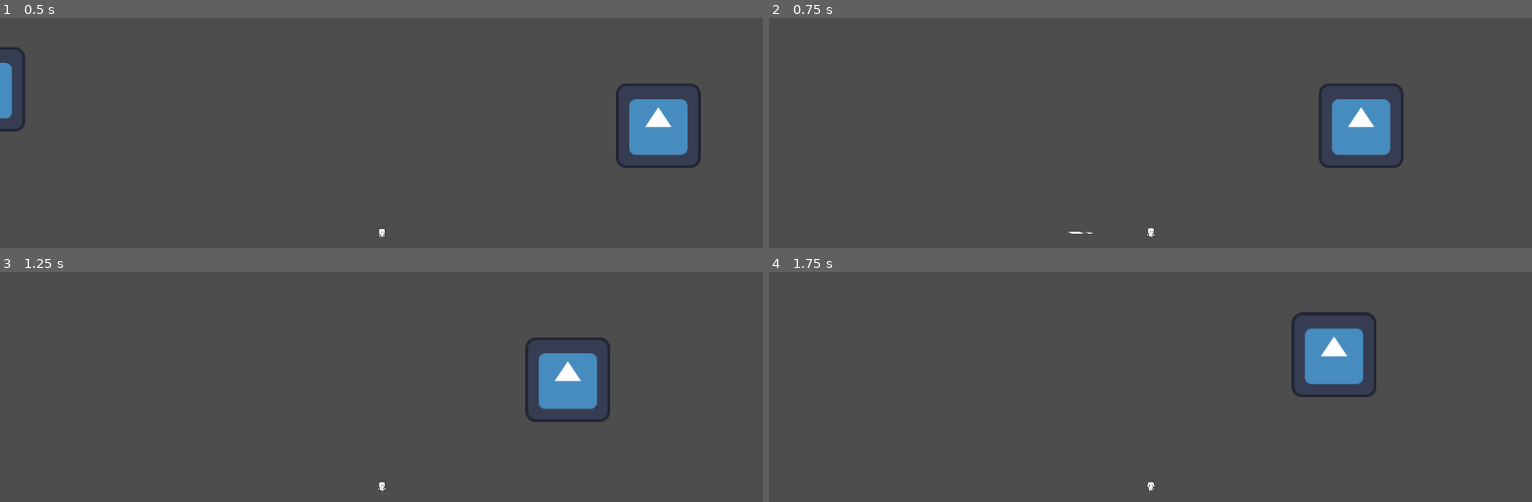
Above: before the commit, frames 1-4 (two rows, left to right).
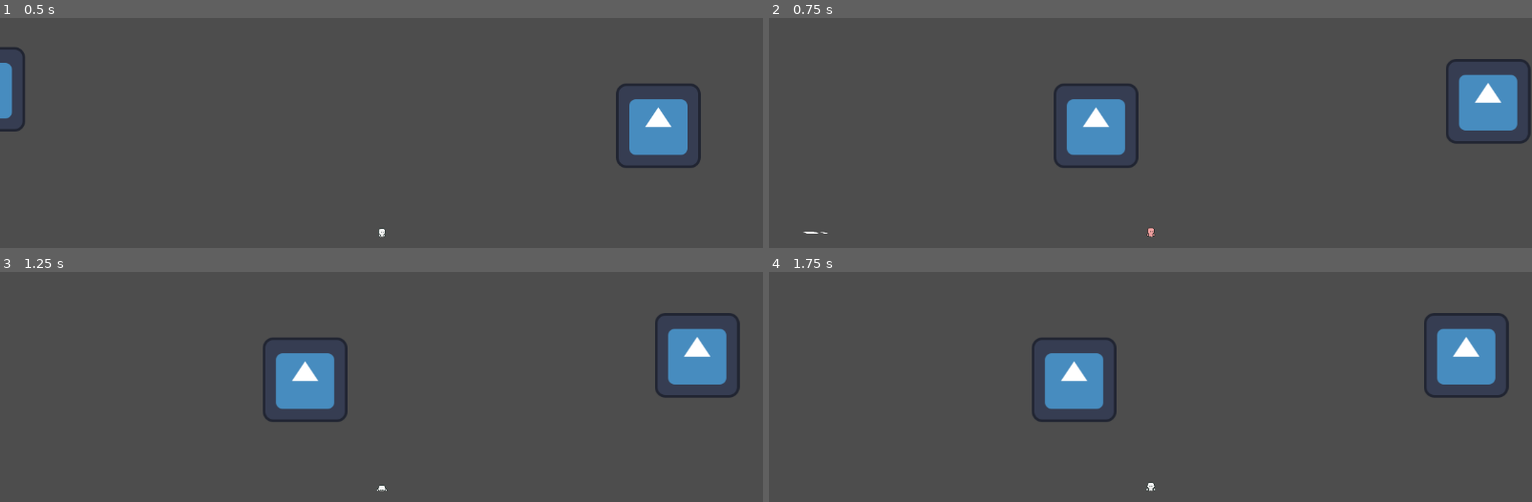
Above: after the commit, the same moments.

Repository: wilmercp28/CoRE-Project-Game
Game: Godot game, scene res://Scenes/game.tscn
Same seed, same stepped clock (60 frames per second), same inputs: the game is played once before the commit and once after it. The engine's default icon, where the game draws it, is replaced by a stand-in: a white triangle on a blue panel in a dark square.
Inputs:
- Up to frame 1 (0.5 s): no input
- Up to frame 2 (0.75 s): tap Enter (ui_accept) at 0.5 s; hold Right (ui_right) from 0.53 s (still down); hold Space (ui_select) from 0.53 s (still down)
- Up to frame 3 (1.25 s): keep holding Right (ui_right); keep holding Space (ui_select); tap Enter (ui_accept) at 0.77, 0.8, 1.07 s
- Up to frame 4 (1.75 s): release Right (ui_right) at 1.28 s; release Space (ui_select) at 1.28 s; hold Down (ui_down) from 1.28 s (still down); tap Enter (ui_accept) at 1.35, 1.52 s; tap Space (ui_select) at 1.55 s

Frame 1 is identical in both runs. In frame 2, 7.3% of the frame differs, in the area x 4-100%, y 17-96%; in frame 3, 7.3%; in frame 4, 7.3%, in the area x 34-97%, y 17-96%.

Commit message:
Animation fix

Diff:
--- a/Scenes/game.tscn
+++ b/Scenes/game.tscn
@@ -5,9 +5,8 @@
 
 [node name="Game" type="Node2D"]
 
-[node name="Player" parent="." instance=ExtResource("1_mvte5")]
-health = null
-dash_cooldown = null
+[node name="Player" parent="." node_paths=PackedStringArray("entity_sprite") instance=ExtResource("1_mvte5")]
+entity_sprite = NodePath("")
 
 [node name="Camara" type="Camera2D" parent="Player"]
 
--- a/Scenes/player.tscn
+++ b/Scenes/player.tscn
@@ -1,9 +1,34 @@
-[gd_scene load_steps=55 format=3 uid="uid://b5xql1kfiyvxu"]
+[gd_scene load_steps=62 format=3 uid="uid://b5xql1kfiyvxu"]
 
 [ext_resource type="Script" path="res://Scripts/player.gd" id="1_dvkjk"]
 [ext_resource type="Texture2D" uid="uid://bltedky8e6fl6" path="res://Assets/Player Sprite/idle.png" id="1_p3deo"]
 [ext_resource type="Texture2D" uid="uid://w8tf4shl6aew" path="res://Assets/Player Sprite/run.png" id="2_plka3"]
+[ext_resource type="Texture2D" uid="uid://ddcwcextxihq0" path="res://Assets/Player Sprite/death.png" id="2_v54k3"]
 [ext_resource type="Script" path="res://Scripts/player_animation.gd" id="4_vuwhx"]
+
+[sub_resource type="AtlasTexture" id="AtlasTexture_khspg"]
+atlas = ExtResource("2_v54k3")
+region = Rect2(0, 160, 80, 80)
+
+[sub_resource type="AtlasTexture" id="AtlasTexture_qm3gr"]
+atlas = ExtResource("2_v54k3")
+region = Rect2(80, 160, 80, 80)
+
+[sub_resource type="AtlasTexture" id="AtlasTexture_b46e5"]
+atlas = ExtResource("2_v54k3")
+region = Rect2(160, 160, 80, 80)
+
+[sub_resource type="AtlasTexture" id="AtlasTexture_66ry4"]
+atlas = ExtResource("2_v54k3")
+region = Rect2(240, 160, 80, 80)
+
+[sub_resource type="AtlasTexture" id="AtlasTexture_tbqqe"]
+atlas = ExtResource("2_v54k3")
+region = Rect2(320, 160, 80, 80)
+
+[sub_resource type="AtlasTexture" id="AtlasTexture_fycv7"]
+atlas = ExtResource("2_v54k3")
+region = Rect2(400, 160, 80, 80)
 
 [sub_resource type="AtlasTexture" id="AtlasTexture_p8wjy"]
 atlas = ExtResource("1_p3deo")
@@ -201,6 +226,29 @@
 animations = [{
 "frames": [{
 "duration": 1.0,
+"texture": SubResource("AtlasTexture_khspg")
+}, {
+"duration": 1.0,
+"texture": SubResource("AtlasTexture_qm3gr")
+}, {
+"duration": 1.0,
+"texture": SubResource("AtlasTexture_b46e5")
+}, {
+"duration": 1.0,
+"texture": SubResource("AtlasTexture_66ry4")
+}, {
+"duration": 1.0,
+"texture": SubResource("AtlasTexture_tbqqe")
+}, {
+"duration": 1.0,
+"texture": SubResource("AtlasTexture_fycv7")
+}],
+"loop": false,
+"name": &"die",
+"speed": 15.0
+}, {
+"frames": [{
+"duration": 1.0,
 "texture": SubResource("AtlasTexture_p8wjy")
 }, {
 "duration": 1.0,
@@ -387,19 +435,18 @@
 [sub_resource type="RectangleShape2D" id="RectangleShape2D_m8xof"]
 size = Vector2(12, 16)
 
-[node name="Player" type="CharacterBody2D" node_paths=PackedStringArray("dash_timer")]
+[node name="Player" type="CharacterBody2D" node_paths=PackedStringArray("entity_sprite")]
 motion_mode = 1
 script = ExtResource("1_dvkjk")
-health = 100
+health = 200
 max_speed = 50.0
 acceleration = 2.0
 dash_distance = 100
-dash_timer = NodePath("")
-dash_cooldown = null
+entity_sprite = NodePath("")
 
 [node name="sprite" type="AnimatedSprite2D" parent="."]
 sprite_frames = SubResource("SpriteFrames_1pbhn")
-animation = &"idle_down"
+animation = &"die"
 autoplay = "idle_right"
 script = ExtResource("4_vuwhx")
 
--- a/Scripts/Entity.gd
+++ b/Scripts/Entity.gd
@@ -3,12 +3,11 @@
 
 
 #Attributes
-@export var health: int
+@export var health: int = 100
 var max_health: int
 var die = false
 var base_fire_rate_multiplayer = 1.0
-var base_movement_speed_multiplayer = 1.0
-var base_dash_distance_multiplayer = 1.0
+var base_movement_speed_multiplayer = 5
 var damage_reduction = 0.0
 
  #Directions
@@ -23,7 +22,7 @@
 # Dash
 @export var dash_distance:int
 var dash_on_cooldown:bool
-@export var dash_timer: Timer
+var dash_timer: Timer
 @export var dash_cooldown:int = 5
 var dash_trail:Line2D
 var tween: Tween
@@ -32,6 +31,7 @@
 # UI Component
 @export var health_bar: ProgressBar
 @export var health_label:Label
+@export var entity_sprite:AnimatedSprite2D
 
 #PreLoads
 var dash_smoke = preload("res://Scenes/Effects/Smoke.tscn")
@@ -47,13 +47,13 @@
 
 func move(delta):
 	if direction == Vector2.ZERO:
-		current_speed -= acceleration
-		current_speed = clamp(current_speed,0,max_speed)
+		current_speed -= acceleration * base_movement_speed_multiplayer
+		current_speed = clamp(current_speed,0,max_speed * base_movement_speed_multiplayer)
 		velocity = last_direction * (current_speed * delta * 100)
 	else:
 		last_direction = direction
-		current_speed += acceleration
-		current_speed = clamp(current_speed,0,max_speed)
+		current_speed += acceleration * base_movement_speed_multiplayer
+		current_speed = clamp(current_speed,0,max_speed * base_movement_speed_multiplayer)
 		velocity = direction * (current_speed * delta * 100)
 	move_and_slide()
 
@@ -62,10 +62,10 @@
 		if direction != Vector2.ZERO:
 			dash_on_cooldown = true
 			var smoke = dash_smoke.instantiate()
-			var target_position = global_position + direction * dash_distance
+			var target_position = global_position + direction * (dash_distance * base_movement_speed_multiplayer)
 			smoke.global_position = global_position
 			smoke.rotation = (target_position - global_position).angle() + PI / 2
-			var tween: Tween = get_tree().create_tween()
+			var tween = get_tree().create_tween()
 			tween.tween_property(self, "global_position", target_position, 0.2)
 			get_parent().add_child(smoke)
 			dash_timer.start(dash_cooldown)
@@ -73,5 +73,19 @@
 func _on_dash_timer_timeout():
 	dash_on_cooldown = false
 
+func update_health_UI():
+	if health_bar != null:
+		health_bar.value
+		health_bar.max_value = max_health
+	if health_label != null:
+		health_label.text = str(health) + " / " + str(max_health)
+
 func apply_damage(amount):
-	pass
+	if health > amount:
+		health -= amount
+		update_health_UI()
+		var tween = get_tree().create_tween()
+		tween.tween_property(self,"modulate:",Color.RED,0.01)
+		tween.tween_property(self,"modulate:",Color(1,1,1,1),0.01)
+	else:
+		die = true
--- a/Scripts/player.gd
+++ b/Scripts/player.gd
@@ -7,3 +7,5 @@
 		move(delta)
 		if Input.get_action_strength("ui_accept"):
 			do_dash()
+		if Input.get_action_strength("ui_select"):
+			apply_damage(10)
--- a/Scripts/player_animation.gd
+++ b/Scripts/player_animation.gd
@@ -1,34 +1,37 @@
 extends AnimatedSprite2D
 
 var animation_name = "idle_right"
-var player: Node
+var entity: Node
 
 func _ready():
-	player = $".."
+	entity = $".."
 
 
 func _physics_process(delta):
-	if player.velocity == Vector2.ZERO:
-		match animation_name:
-			"run_up":
-				animation_name = "idle_up"
-			"run_down":
-				animation_name = "idle_down"
-			"run_left":
-				animation_name = "idle_left"
-			"run_right":
-				animation_name = "idle_right"
+	if !entity.die:
+		if entity.velocity == Vector2.ZERO:
+			match animation_name:
+				"run_up":
+					animation_name = "idle_up"
+				"run_down":
+					animation_name = "idle_down"
+				"run_left":
+					animation_name = "idle_left"
+				"run_right":
+					animation_name = "idle_right"
+		else:
+			if entity.direction.y > 0:
+				animation_name = "run_down"
+			elif entity.direction.y < 0:
+				animation_name = "run_up"
+			elif entity.direction.x > 0:
+				animation_name = "run_right"
+			elif entity.direction.x < 0:
+				animation_name = "run_left"
+		animation_update()
 	else:
-		if player.direction.y > 0:
-			animation_name = "run_down"
-		elif player.direction.y < 0:
-			animation_name = "run_up"
-		elif player.direction.x > 0:
-			animation_name = "run_right"
-		elif player.direction.x < 0:
-			animation_name = "run_left"
-	animation_update()
-
+		animation_name = "die"
+		animation_update()
 
 func animation_update():
 	play(animation_name)
